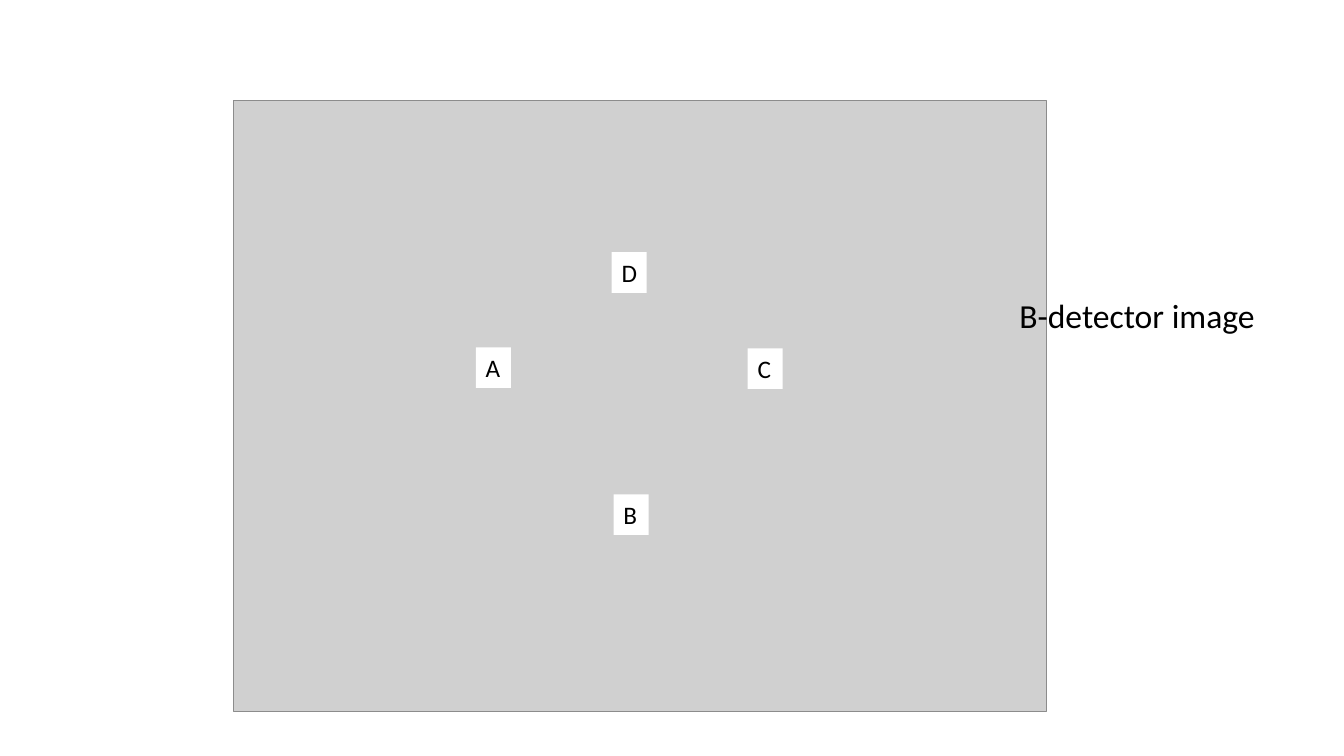
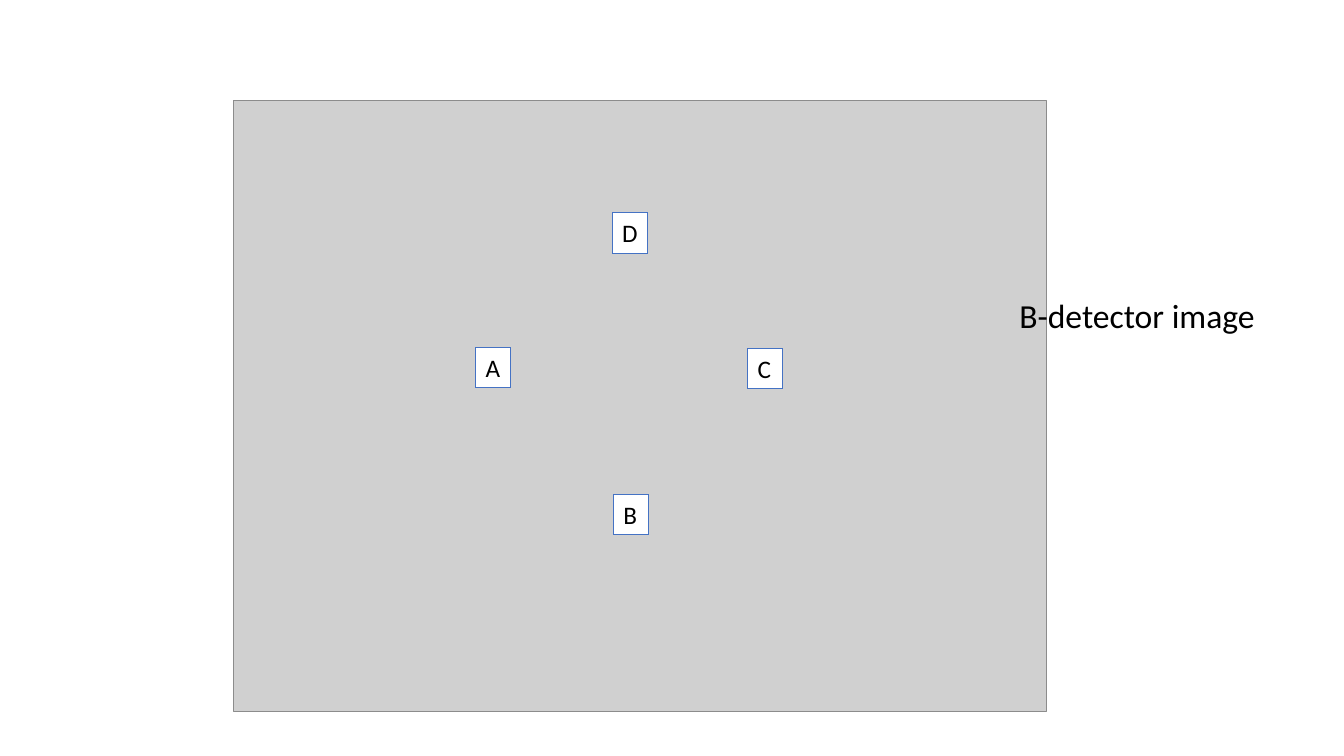
Before and after one commit to sneshyba/ice2021, a slide deck: slide 1 of crystals/2023-07-03/case4.0 (calibration, nesh's version)/Segments4_retrieved analysis.pptx. Drawn at 1344x756 pixels with LibreOffice and Linux fonts; fonts in the diff are those of the drawing; grey boxes stand for pictures. Boxes give left, top, right and bottom in pixels: in the first picture for what was removed or moved away, otherwise in the second. Text is boxed around its words. In the diff, an @@ line names an element or a change of style, - is before the commit and + after.

```diff
--- a/crystals/2023-07-03/case4.0 (calibration, nesh's version)/Segments4_retrieved analysis.pptx
+++ b/crystals/2023-07-03/case4.0 (calibration, nesh's version)/Segments4_retrieved analysis.pptx
@@ outline none to #4472C4 0.75 pt in 4 elements at box(476, 348, 511, 388), box(614, 494, 649, 534), box(748, 349, 783, 389), box(612, 213, 647, 253) @@
@@ rectangle "D": place and size @@
-rectangle "D" at box(612, 252, 647, 292)
+rectangle "D" at box(612, 213, 647, 253)
```
Also in this commit, not shown: 2 slides added, 54 other files.
